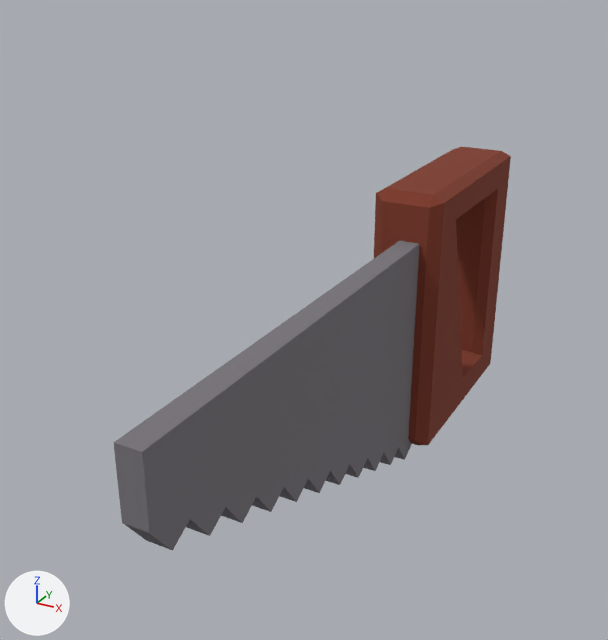
The glTF model kits/workfiles/lpa-construction/saw.glb, before and after one commit.
Camera for both pictures: a 50 mm camera at (0.133, -0.285, 0.228) aimed at (-0.02, -0.006, 0.089). Every picture has the same lights, and +X, +Y and +Z are marked at lower left. The picture after the commit comes second. Where no turn or scale is listed for an object, it has been applied to the vertices. Vertices at exactly the same position are counted once.

Objects in the first picture: 'saw'.
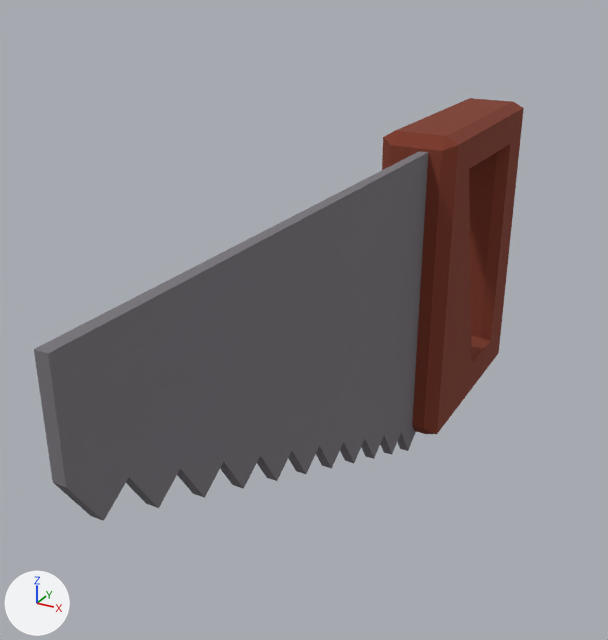
Patch to the scene script:
```diff
--- a/kits/workfiles/lpa-construction/saw.glb.py
+++ b/kits/workfiles/lpa-construction/saw.glb.py
@@ me_mesh_0 @@
 # used by ob_saw; location = (0.0, 0.0, 0.0)
-me_mesh_0.from_pydata(...)  # 132 vertices, 260 faces; spans x -0.016..0.016, y -0.143..0.157, z 0.0..0.132
+me_mesh_0.from_pydata(...)  # 132 vertices, 260 faces; spans x -0.017..0.017, y -0.168..0.168, z 0.0..0.155
+# me_mesh_0 part 1: the loose piece of 92 vertices spanning x -0.002..0.007, y -0.143..0.055, z 0.0..0.11 is scaled about its middle by (0.45, 1.18, 1.35), then moved by (0.001, -0.008, 0.019)
+# me_mesh_0 part 2: the loose piece of 40 vertices spanning x -0.016..0.016, y 0.049..0.157, z 0.005..0.132 is scaled about its middle by (1.08, 1.02, 1.17), then moved by (0.0, 0.01, 0.013)
 me_mesh_0.materials.append(mat_colormap)
```

Changed parts and their boxes (x1, y1, x2, y2) in the pictures (608 x 640 px; the box of a moved part takes in the faces that stretch with it):
'saw', reshaped (23% wider)
    before: (114, 147, 511, 551)
    after: (34, 98, 524, 521)
part 1 of me_mesh_0, moved or reshaped
    before: (114, 241, 420, 551)
    after: (34, 151, 428, 521)
part 2 of me_mesh_0, moved or reshaped
    before: (374, 147, 511, 445)
    after: (382, 98, 524, 434)
